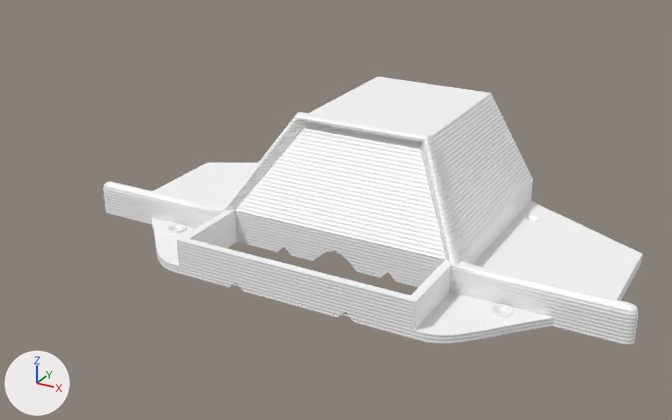
What one commit did to the Blender file body-for-r5-chassis/escape/blender-models/carcass-back.blend.
One viewpoint serves both versions: a camera (50 mm lens) standing at (143.0, -261.0, 152.0) and looking at (-5.0, 8.0, 17.0). The axes (+X, +Y, +Z) are drawn at lower left. The lights are the same throughout.

The scene before the commit, as lines of its bpy script (objects in view):
```python
me_carcass_back = bpy.data.meshes.new('carcass-back')
me_carcass_back.from_pydata(...)  # 221 vertices, 212 faces; spans x 0.0..105.0, y -33.0..82.0, z -0.1..47.7
me_carcass_back.materials.append(mat_cyc_white)
ob_carcass_back = bpy.data.objects.new('carcass-back', me_carcass_back)
ob_carcass_back.location = (0.0, 0.0, 0.0)
_m = ob_carcass_back.modifiers.new('Mirror', 'MIRROR')
_m = ob_carcass_back.modifiers.new('Subsurf', 'SUBSURF')
_m.levels = 3
_m.render_levels = 3
```
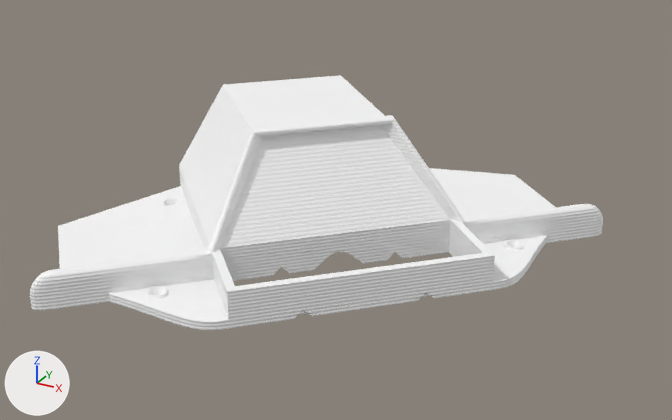
Diff of the bpy script that builds the scene:
```diff
--- a/body-for-r5-chassis/escape/blender-models/carcass-back.blend.py
+++ b/body-for-r5-chassis/escape/blender-models/carcass-back.blend.py
@@ me_carcass_back @@
 # used by ob_carcass_back; location = (0.0, 0.0, 0.0)
-me_carcass_back.from_pydata(...)  # 221 vertices, 212 faces; spans x 0.0..105.0, y -33.0..82.0, z -0.1..47.7
+me_carcass_back.from_pydata(...)  # 213 vertices, 204 faces; spans x 0.0..105.0, y -33.0..82.0, z -0.1..47.7
+# me_carcass_back part 1
+# 8 vertices are removed from x 100.0..105.0, y -5.0..0.0, z 0.0..13.0
+# 16 faces are deleted
+# 8 new faces join them
 me_carcass_back.materials.append(mat_cyc_white)
@@ ob_carcass_back @@
 ob_carcass_back.location = (0.0, 0.0, 0.0)
+ob_carcass_back.rotation_euler = (0.0, 0.0, 0.785)  # degrees (0, 0, 45)
 _m = ob_carcass_back.modifiers.new('Mirror', 'MIRROR')
```

Where the change shows, as pixel boxes (x1, y1, x2, y2) in the pictures (672 x 420 px):
'carcass-back', reshaped, turned: before (103, 77, 642, 345); after (30, 75, 603, 330)
part 1 of me_carcass_back, cut back: before (103, 182, 638, 345); after (31, 206, 602, 310)
